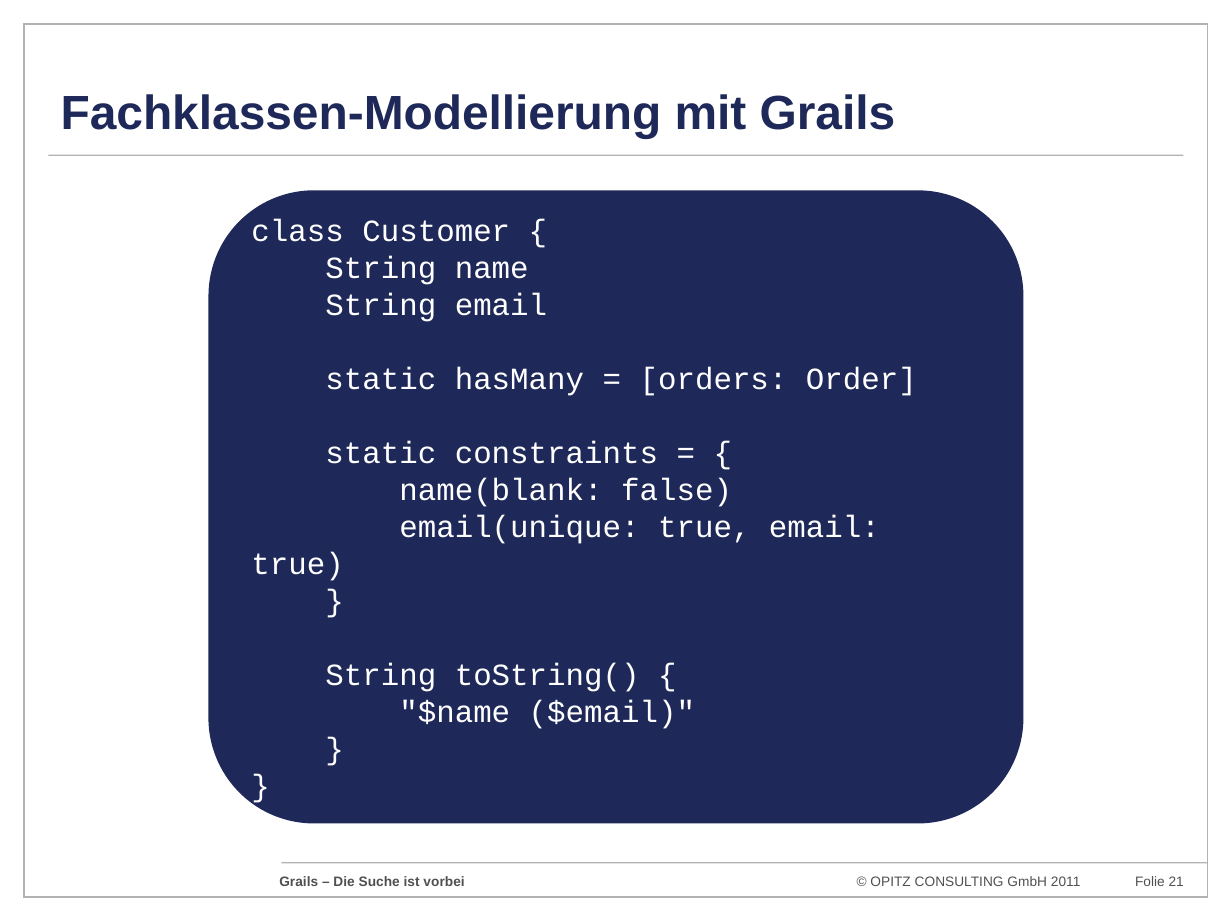
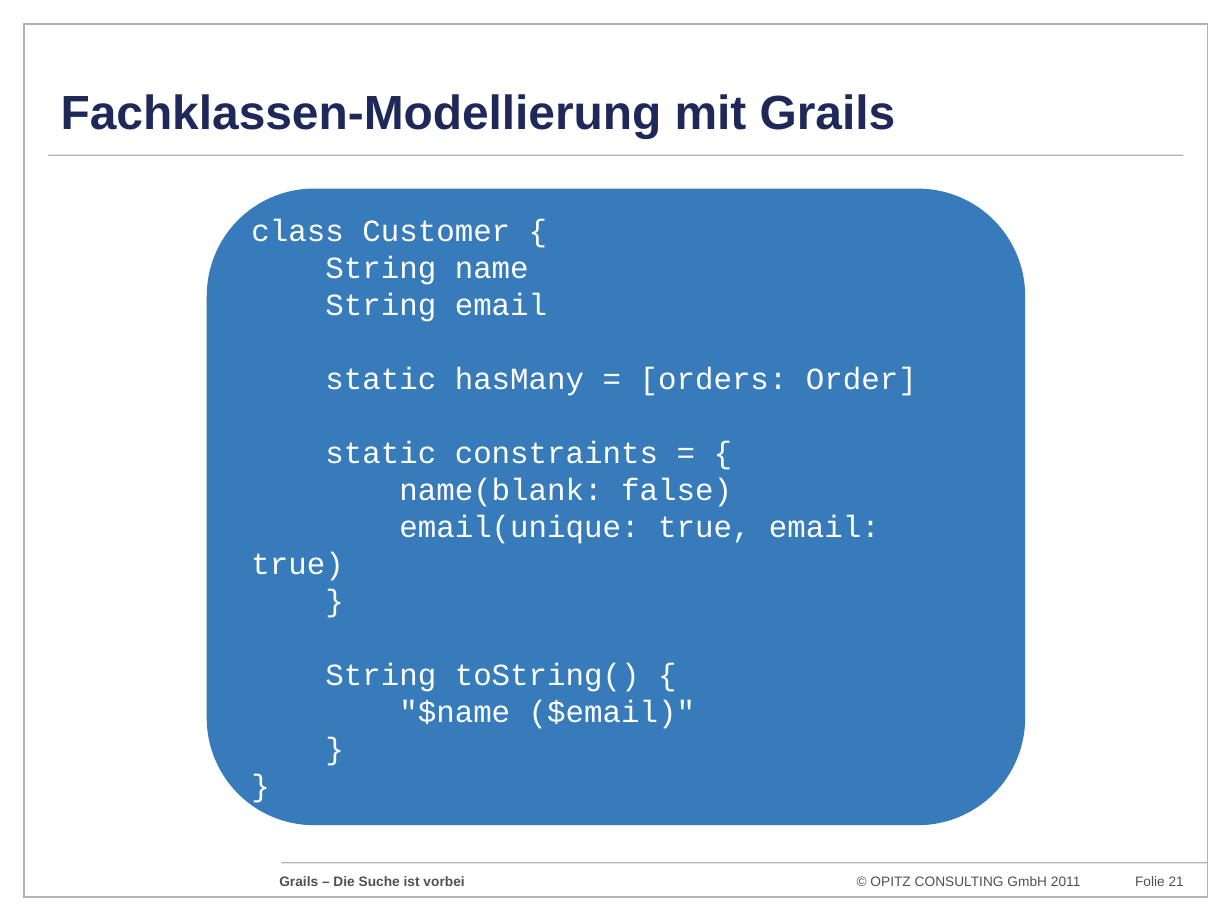
Before and after one commit to codescape/presentations, a slide deck: slide 21 of grails-die-suche-ist-vorbei/grails-doagkonferenz-2011.pptx. Drawn at 1232x924 pixels with LibreOffice and Linux fonts; fonts in the diff are those of the drawing; background and template pictures are left out. Boxes give left, top, right and bottom in pixels: in the first picture for what was removed or moved away, otherwise in the second. Text is boxed around its words. In the diff, an @@ line names an element or a change of style, - is before the commit and + after.

```diff
--- a/grails-die-suche-ist-vorbei/grails-doagkonferenz-2011.pptx
+++ b/grails-die-suche-ist-vorbei/grails-doagkonferenz-2011.pptx
@@ rounded rectangle "class Customer {" at [208, 191, 1023, 824]: fill #1E2959 to #377BBA; outline none to #377BBA 2 pt @@
```
Also in this commit, not shown: 12 other slides changed.
